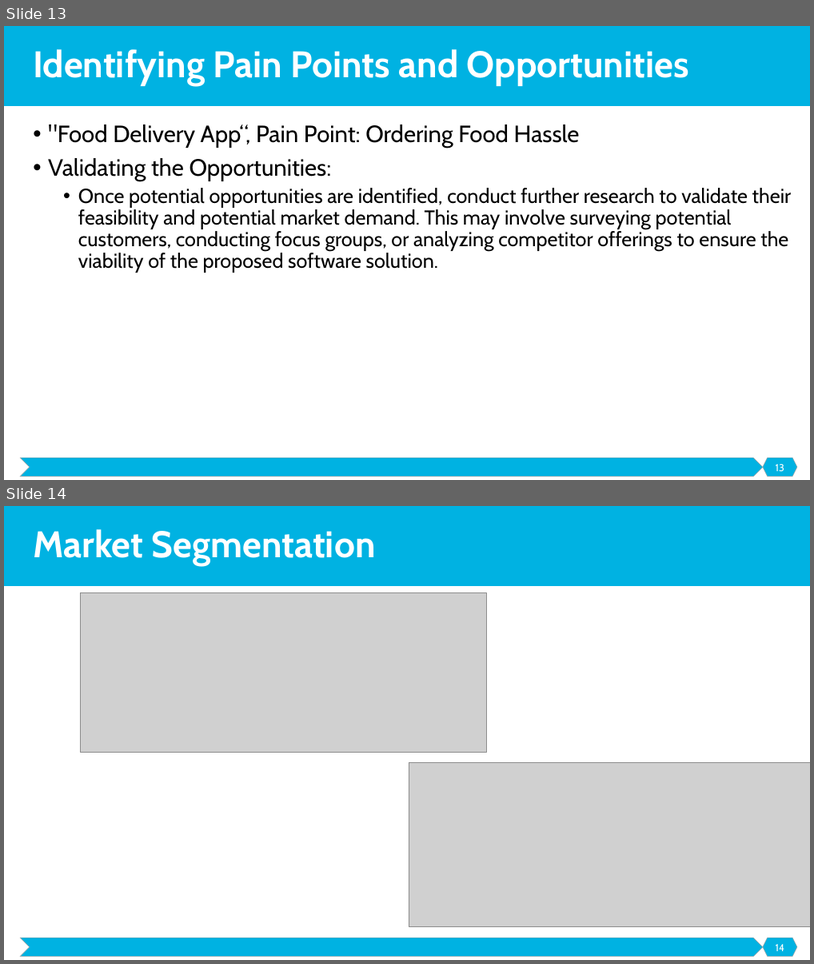
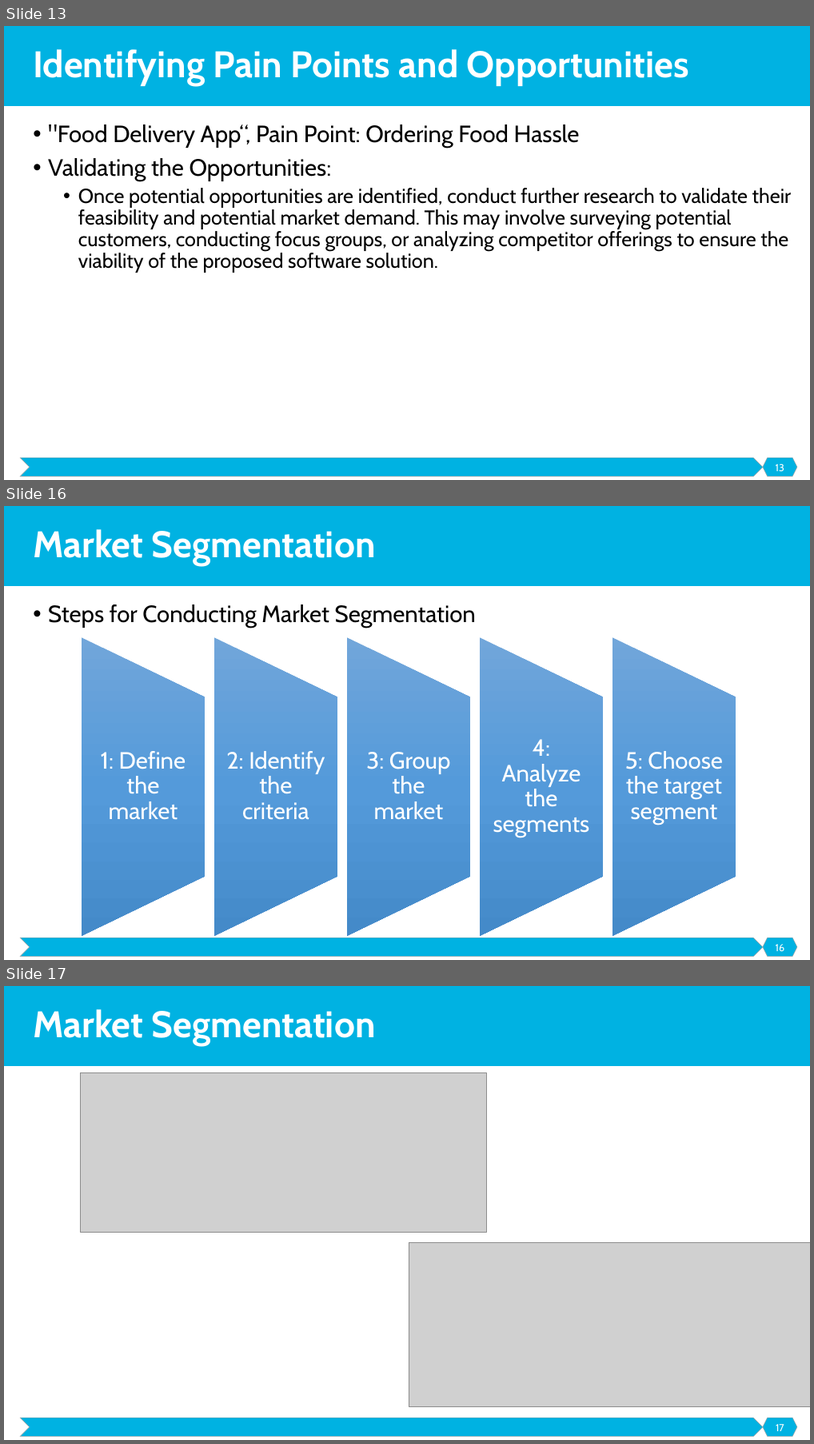
Before and after one commit to malenezi/malenezi, a slide deck: SE495/Lectures/3-Ideation and Design/Ideation and Design.pptx. Shown one above the other, each under a label of ours: slides 13 and 14 before the commit, slides 13, 16 and 17 after it; the slides between them are not shown. The pictures are 814x964 and 814x1444 pixels, drawn with LibreOffice and Linux fonts; fonts in the diff are those of the drawing; grey boxes stand for pictures. Boxes give left, top, right and bottom in pixels: in the first picture for what was removed or moved away, otherwise in the second. Text is boxed around its words. In the diff, an @@ line names an element or a change of style, - is before the commit and + after.

```diff
--- a/SE495/Lectures/3-Ideation and Design/Ideation and Design.pptx
+++ b/SE495/Lectures/3-Ideation and Design/Ideation and Design.pptx
@@ slide 16 added at (4, 506, 810, 960), background #FFFFFF; not listed: 3 template elements that a slide beside it also shows @@
@@ title added at (33, 529, 376, 566), 44 pt, text #FFFFFF, bold @@
+Market Segmentation
@@ text added at (48, 604, 476, 628), 28 pt, text #000000 @@
+• Steps for Conducting Market Segmentation
@@ group added at (81, 637, 736, 936): 5 flow chart manual operations, 5 texts @@
+1: Define the market
+2: Identify the criteria
+3: Group the market
+4: Analyze the segments
+5: Choose the target segment
@@ page number added at (776, 944, 786, 951), 12 pt, text #FFFFFF @@
+16
@@ what was slide 14 is now slide 17 @@
@@ page number at (776, 1424, 785, 1431): text changed @@
-14
+17
```
Also in this commit, not shown: 6 other slides added.
